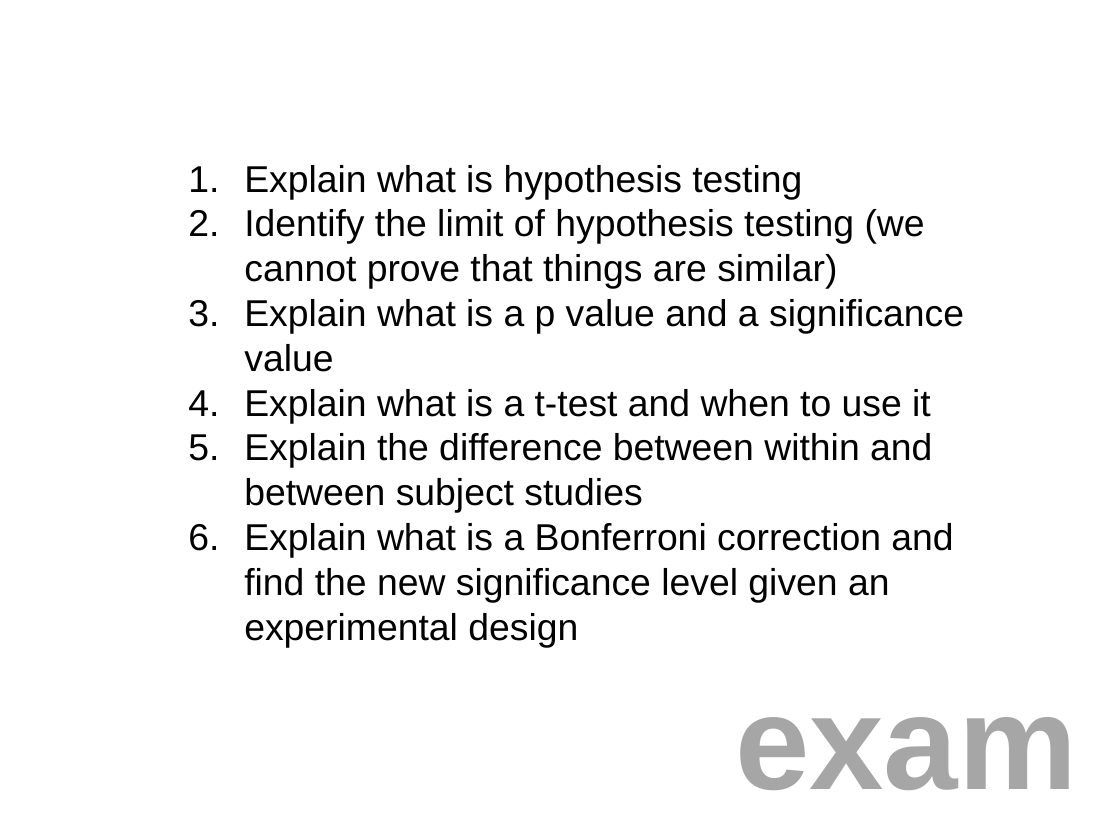
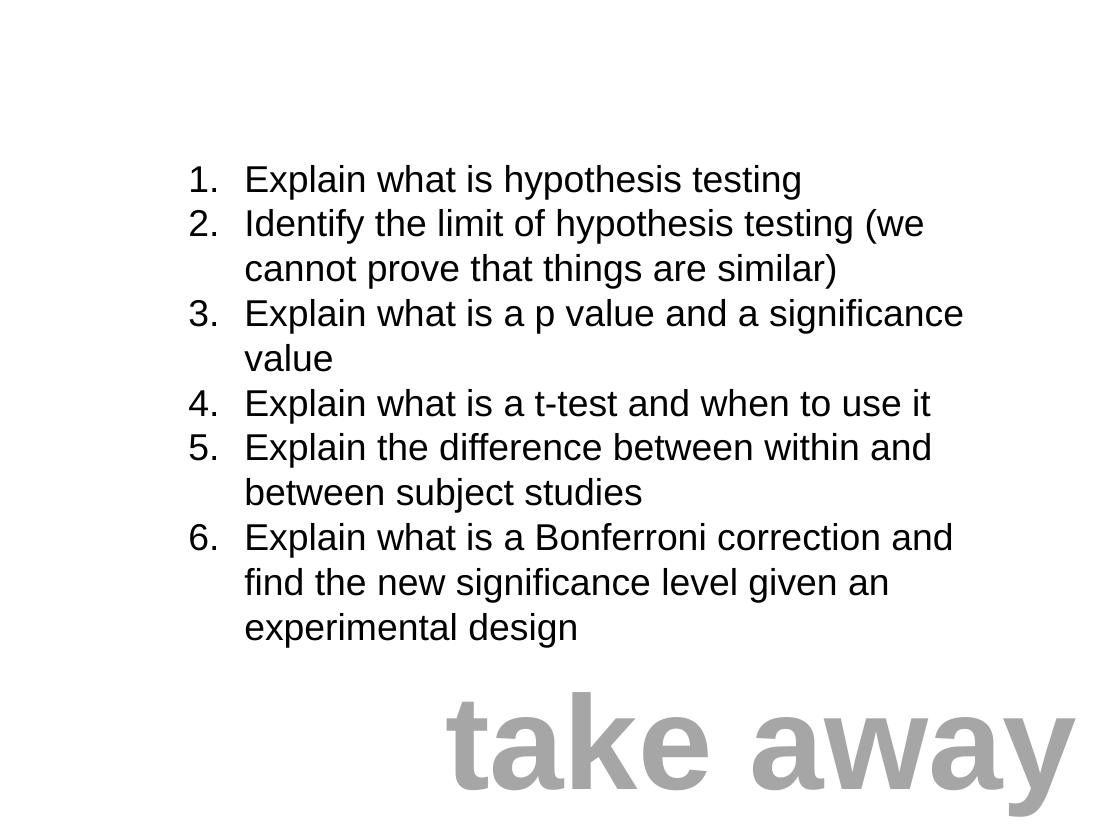
Before and after one commit to coms10011/2018_19, a slide deck: slide 69 of 12_comparing and ttest/12-Roudaut-stats-Comparing things-50min.pptx. Drawn at 1120x840 pixels with LibreOffice and Linux fonts; fonts in the diff are those of the drawing. Boxes give left, top, right and bottom in pixels: in the first picture for what was removed or moved away, otherwise in the second. Text is boxed around its words. In the diff, an @@ line names an element or a change of style, - is before the commit and + after.

```diff
--- a/12_comparing and ttest/12-Roudaut-stats-Comparing things-50min.pptx
+++ b/12_comparing and ttest/12-Roudaut-stats-Comparing things-50min.pptx
@@ title at <box>445,692,1077,813</box>: text changed @@
-exam
+take away
```
Also in this commit, not shown: 2 other files.
